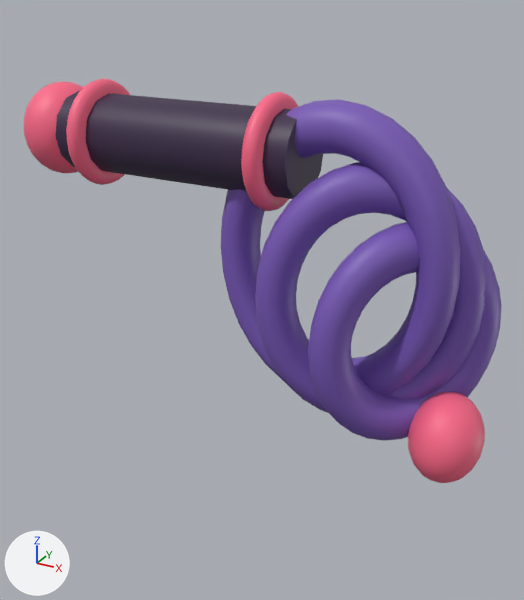
Before and after pictures for a commit that changed the glTF model public/assets/models/wpn_batwhip.glb.
Rendered twice from a 50 mm lens placed at (0.584, -0.767, 0.188), pointed at (0.162, 0.0, -0.196). The axes (+X, +Y, +Z) are drawn at lower left. The lights are the same throughout. The first picture is the older version. Vertices at exactly the same position are counted once.
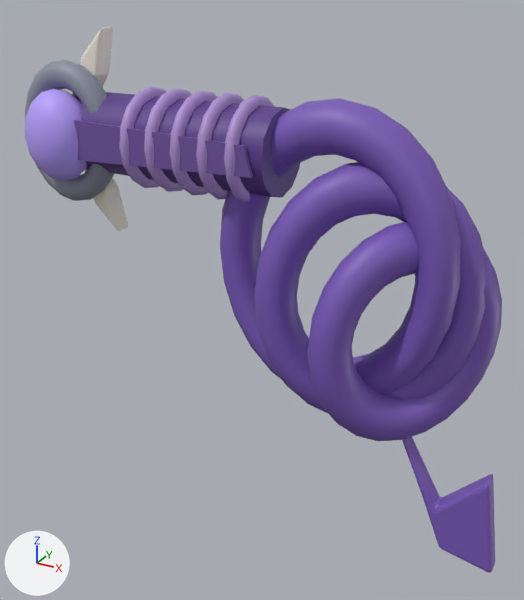
ob_torus is not drawn itself; it is the parent of ob_mesh_1.
ob_torus_001 is not drawn itself; it is the parent of ob_mesh_1_001.

The change, as a list of edits to the scene's bpy script:
```text
Change me_mesh_0:
    used by ob_mesh_0; location = (-0.2, 0.102, -0.381); scale = (0.0000406, 0.0000406, 0.0000406)
    remove me_mesh_0.from_pydata(...)  # 1708 vertices, 3404 faces; spans x 0.0..16383.0, y -5026.0..0.0, z 0.0..11055.0
    add me_mesh_0.from_pydata(...)  # 1672 vertices, 3316 faces; spans x 0.0..16383.0, y -4869.0..0.0, z 0.0..14945.0
    me_mesh_0 part 1: a new loose piece, a 12-sided cylinder along x spanning x 1784.0..9095.0, y -3702.0..-1167.0, z 10502.0..13037.0, in mat_defaultmaterial
    me_mesh_0 part 2: a new loose piece, a UV sphere (16 segments, 8 rings, poles along z) spanning x 647.0..2920.0, y -4449.0..-2543.0, z 10349.0..13190.0, in mat_defaultmaterial
    me_mesh_0 part 3: the loose piece of 384 vertices spanning x 9436.0..15692.0, y -4403.0..-624.0, z 1263.0..9516.0 is rebuilt with 288 vertices and now spans x 8907.0..14942.0, y -4273.0..-597.0, z 3957.0..11917.0
    me_mesh_0 part 4: the loose piece of 384 vertices spanning x 7539.0..15127.0, y -3252.0..-1774.0, z 1571.0..11055.0 is rebuilt with 288 vertices and now spans x 7090.0..14401.0, y -3172.0..-1698.0, z 4252.0..13391.0
    me_mesh_0 part 5: the loose piece of 384 vertices spanning x 11518.0..16074.0, y -5026.0..0.0, z 955.0..7976.0 is rebuilt with 288 vertices and now spans x 10900.0..15308.0, y -4869.0..0.0, z 3663.0..10443.0
    me_mesh_0 part 6: a new loose piece of 240 vertices spanning x 0.0..3568.0, y -3397.0..-2534.0, z 9540.0..13999.0, in mat_defaultmaterial
    me_mesh_0 part 7: a new loose piece of 128 vertices spanning x 12908.0..16383.0, y -2774.0..-2096.0, z 0.0..4614.0, in mat_defaultmaterial
    me_mesh_0 part 8: a new loose piece of 104 vertices spanning x 1938.0..3168.0, y -2774.0..-2096.0, z 8594.0..10678.0, in mat_defaultmaterial
    me_mesh_0 part 9: a new loose piece of 104 vertices spanning x 1938.0..3168.0, y -2774.0..-2096.0, z 12861.0..14945.0, in mat_defaultmaterial
    me_mesh_0 part 10: 290 vertices removed from x 0.0..10347.0, y -4053.0..-973.0, z 7853.0..10932.0; 8 vertices added at x 2256.0..8859.0, y -3820.0..-3702.0, z 11150.0..12388.0
    me_mesh_0 part 11: 266 vertices removed from x 14166.0..16383.0, y -3899.0..-1127.0, z 0.0..2772.0
    other edits to the shape of me_mesh_0 do not show in these pictures
Change me_mesh_1:
    used by ob_mesh_1; parent = ob_torus; location = (-0.2, 0.102, -0.381); scale = (0.0000406, 0.0000406, 0.0000406)
    remove me_mesh_1.from_pydata(...)  # 384 vertices, 768 faces; spans x 3545.0..6309.0, y -3895.0..-1131.0, z 9097.0..9688.0
    add me_mesh_1.from_pydata(...)  # 192 vertices, 384 faces; spans x 3381.0..5847.0, y -3668.0..-1202.0, z 11581.0..11958.0
    me_mesh_1 part 12: 384 vertices removed from x 3545.0..6309.0, y -3895.0..-1131.0, z 9097.0..9688.0
    me_mesh_1 part 13: 192 vertices added at x 3381.0..5847.0, y -3668.0..-1202.0, z 11581.0..11958.0, forming a torus around z (ring radius 1044.0, tube radius 189.0)
Change ob_mesh_0:
    ob_mesh_0.location: (-0.2, 0.102, -0.381) -> (-0.196, 0.103, -0.499)
    ob_mesh_0.scale: (0.0000406, 0.0000406, 0.0000406) -> (0.0000424, 0.0000424, 0.0000424)
Change ob_torus:
    ob_torus.location: (-0.08, 0.0, 0.0) -> (0.0, 0.0, 0.0)
Change ob_mesh_1:
    ob_mesh_1.location: (-0.2, 0.102, -0.381) -> (-0.196, 0.103, -0.499)
    ob_mesh_1.scale: (0.0000406, 0.0000406, 0.0000406) -> (0.0000424, 0.0000424, 0.0000424)
Change ob_torus_001:
    ob_torus_001.location: (0.18, 0.0, 0.0) -> (0.038, 0.0, 0.0)
Change ob_mesh_1_001:
    ob_mesh_1_001.location: (-0.2, 0.102, -0.381) -> (-0.196, 0.103, -0.499)
    ob_mesh_1_001.scale: (0.0000406, 0.0000406, 0.0000406) -> (0.0000424, 0.0000424, 0.0000424)
Add ob_mesh_1_004:
    ob_mesh_1_004 = bpy.data.objects.new('Mesh_1.004', me_mesh_1)
    ob_mesh_1_004.parent = ob_torus_004
    ob_mesh_1_004.location = (-0.196, 0.103, -0.499)
    ob_mesh_1_004.scale = (0.0000424, 0.0000424, 0.0000424)
Add ob_torus_004:
    ob_torus_004 = bpy.data.objects.new('torus.004', None)
    ob_torus_004.parent = ob_weapon
    ob_torus_004.location = (0.152, 0.0, 0.0)
    ob_torus_004.rotation_euler = (0.0, 1.571, 0.0)  # degrees (0, 90, 0)
Add ob_mesh_1_003:
    ob_mesh_1_003 = bpy.data.objects.new('Mesh_1.003', me_mesh_1)
    ob_mesh_1_003.parent = ob_torus_003
    ob_mesh_1_003.location = (-0.196, 0.103, -0.499)
    ob_mesh_1_003.scale = (0.0000424, 0.0000424, 0.0000424)
Add ob_torus_003:
    ob_torus_003 = bpy.data.objects.new('torus.003', None)
    ob_torus_003.parent = ob_weapon
    ob_torus_003.location = (0.114, 0.0, 0.0)
    ob_torus_003.rotation_euler = (0.0, 1.571, 0.0)  # degrees (0, 90, 0)
Add ob_mesh_1_002:
    ob_mesh_1_002 = bpy.data.objects.new('Mesh_1.002', me_mesh_1)
    ob_mesh_1_002.parent = ob_torus_002
    ob_mesh_1_002.location = (-0.196, 0.103, -0.499)
    ob_mesh_1_002.scale = (0.0000424, 0.0000424, 0.0000424)
Add ob_torus_002:
    ob_torus_002 = bpy.data.objects.new('torus.002', None)
    ob_torus_002.parent = ob_weapon
    ob_torus_002.location = (0.076, 0.0, 0.0)
    ob_torus_002.rotation_euler = (0.0, 1.571, 0.0)  # degrees (0, 90, 0)
```

What differs and where, as boxes [x1, y1, x2, y2] in the pictures (524 x 600 px):
'Mesh_0', reshaped, moved, rescaled (36% taller): before [24, 82, 502, 483]; after [25, 27, 502, 573]
'Mesh_1.001', reshaped, moved, rescaled: before [241, 92, 298, 211]; after [144, 89, 192, 192]
'Mesh_1', reshaped, moved, rescaled: before [66, 79, 130, 185]; after [119, 87, 167, 188]
'Mesh_1.004', added (purple): after [224, 95, 275, 203]
'Mesh_1.003', added (purple): after [196, 93, 245, 200]
'Mesh_1.002', added (purple): after [170, 91, 218, 195]
part 1 of me_mesh_0, added (purple): after [71, 92, 300, 198]
part 2 of me_mesh_0, added (purple): after [25, 89, 87, 180]
part 3 of me_mesh_0, rebuilt: before [255, 162, 486, 413]; after [254, 162, 486, 414]
part 4 of me_mesh_0, rebuilt: before [221, 100, 461, 395]; after [220, 98, 461, 395]
part 5 of me_mesh_0, rebuilt: before [308, 222, 502, 441]; after [307, 222, 502, 441]
part 6 of me_mesh_0, added: after [25, 59, 114, 201]
part 7 of me_mesh_0, added (purple): after [402, 437, 495, 573]
part 8 of me_mesh_0, added: after [85, 169, 128, 231]
part 9 of me_mesh_0, added: after [80, 27, 113, 87]
part 10 of me_mesh_0, built on: before [24, 82, 323, 199]; after [73, 120, 253, 178]
part 11 of me_mesh_0, deleted (red): before [408, 392, 485, 483]
part 12 of me_mesh_1, deleted (red): before [66, 79, 298, 211]
part 13 of me_mesh_1, added (purple): after [119, 87, 275, 203]
